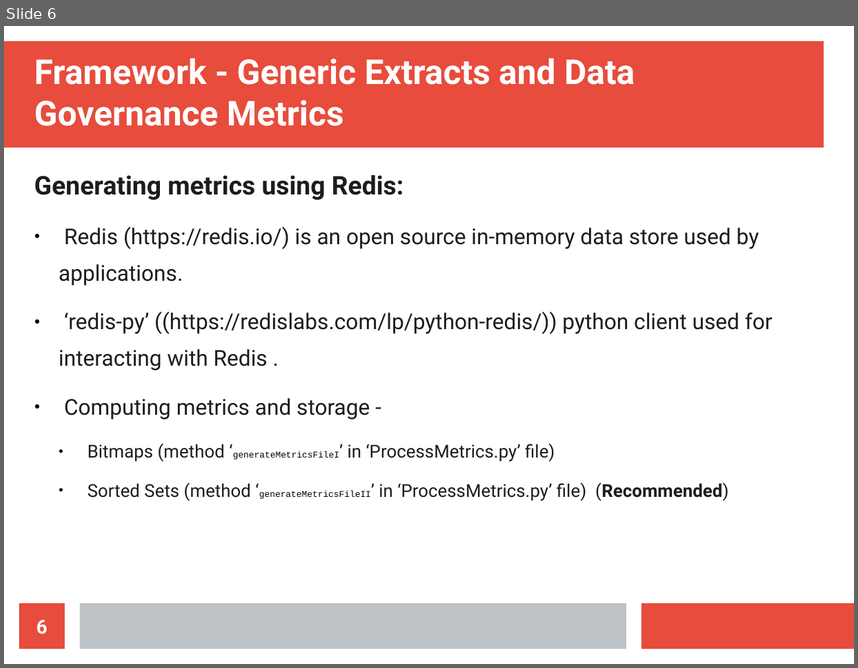
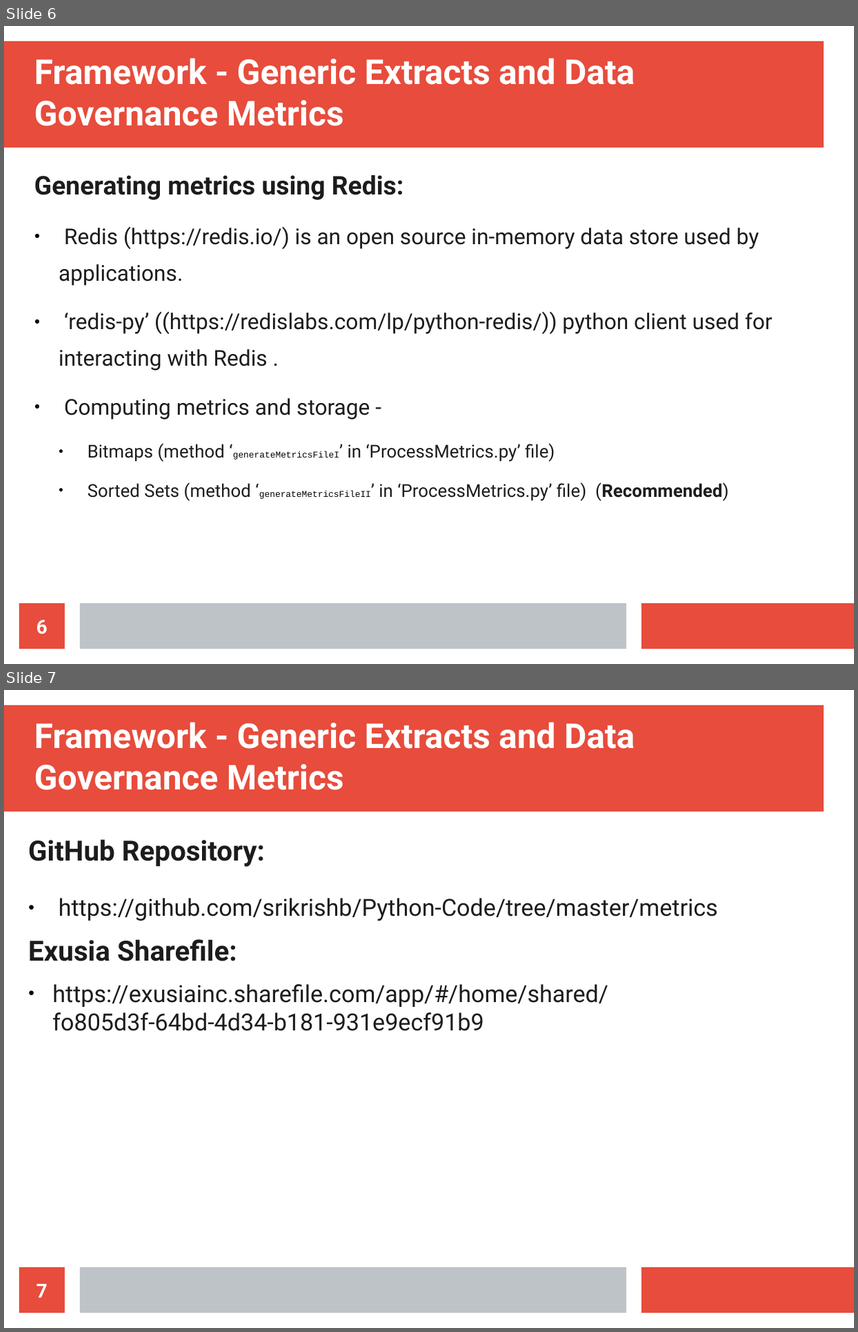
Before and after one commit to srikrishb/Python-Code, a slide deck: metrics/Generic Extracts and Metrics - II.odp. Shown one above the other, each under a label of ours: slide 6 before the commit, slides 6 and 7 after it. The pictures are 858x668 and 858x1332 pixels, drawn with LibreOffice and Linux fonts; fonts in the diff are those of the drawing. Boxes give left, top, right and bottom in pixels: in the first picture for what was removed or moved away, otherwise in the second. Text is boxed around its words. In the diff, an @@ line names an element or a change of style, - is before the commit and + after.

```diff
--- a/metrics/Generic Extracts and Metrics - II.odp
+++ b/metrics/Generic Extracts and Metrics - II.odp
@@ slide 7 added at [4, 690, 854, 1328], background #FFFFFF; not listed: 3 template elements that a slide beside it also shows @@
@@ title added at [34, 722, 635, 790], 32 pt, text #FFFFFF, bold @@
+Framework - Generic Extracts and Data Governance Metrics
@@ text added at [28, 839, 718, 1031], 22 pt, text #1C1C1C @@
+GitHub Repository:
+  ● https://github.com/srikrishb/Python-Code/tree/master/metrics
+Exusia Sharefile:
+  ● https://exusiainc.sharefile.com/app/#/home/shared/fo805d3f-64bd-4d34-b181-931e9ecf91b9
@@ page number added at [19, 1267, 65, 1312], fill #E74C3C, 18 pt, text #FFFFFF, bold @@
+7
```
Also in this commit, not shown: 1 other slide added, 3 other files.
